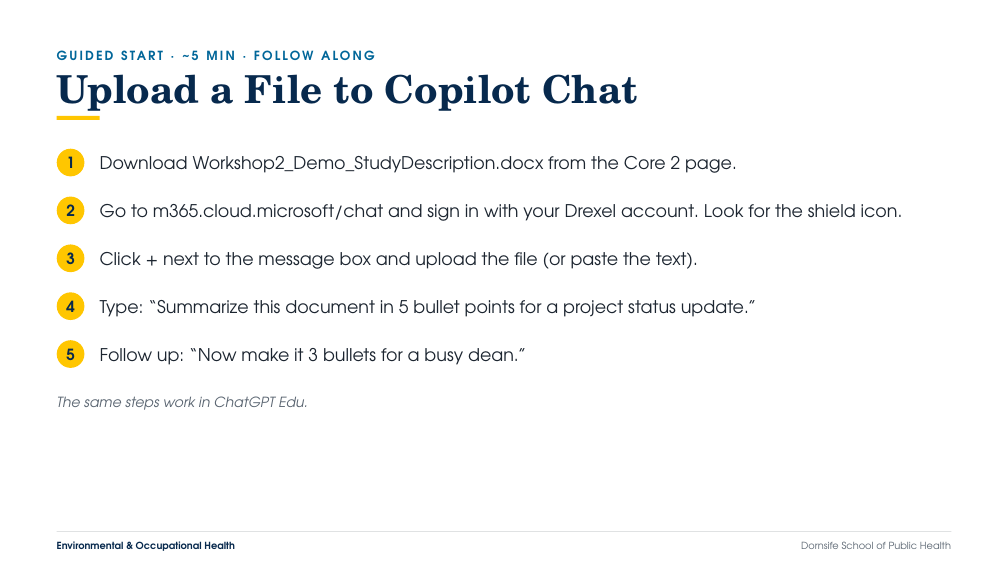
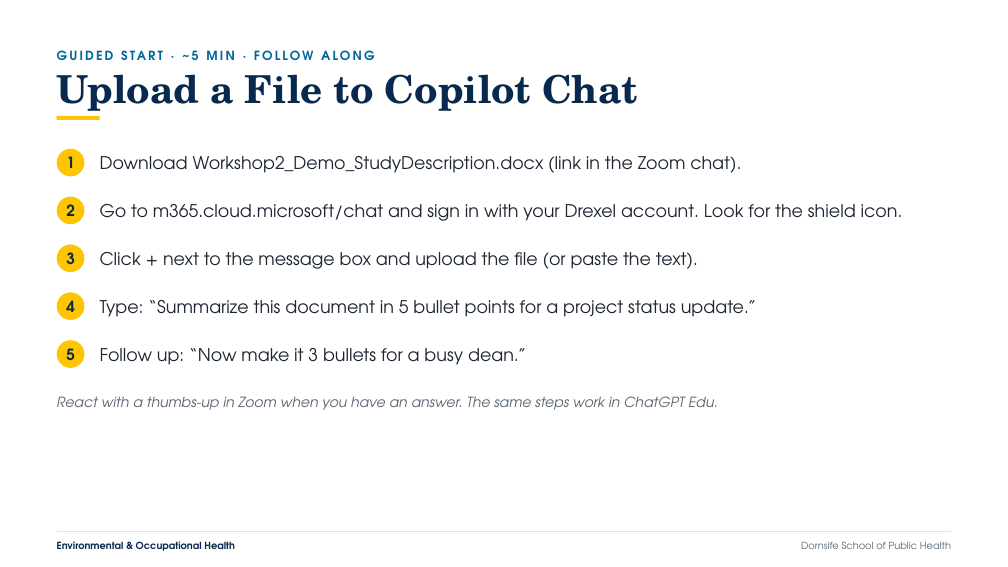
Before and after one commit to aquistbe/DSPH-Faculty-and-Staff-AI-Training, a slide deck: slide 14 of docs/slides/DSPH_Workshop2_Workflow_Enhancement.pptx (slide 13 before the commit). Drawn at 1008x567 pixels with LibreOffice and Linux fonts; fonts in the diff are those of the drawing. Boxes give left, top, right and bottom in pixels: in the first picture for what was removed or moved away, otherwise in the second. Text is boxed around its words. In the diff, an @@ line names an element or a change of style, - is before the commit and + after.

```diff
--- a/docs/slides/DSPH_Workshop2_Workflow_Enhancement.pptx
+++ b/docs/slides/DSPH_Workshop2_Workflow_Enhancement.pptx
@@ text at [100,156,741,173]: text changed @@
-Download Workshop2_Demo_StudyDescription.docx from the Core 2 page.
+Download Workshop2_Demo_StudyDescription.docx (link in the Zoom chat).
@@ text at [57,396,718,410]: text changed @@
-The same steps work in ChatGPT Edu.
+React with a thumbs-up in Zoom when you have an answer. The same steps work in ChatGPT Edu.
```
Also in this commit, not shown: 7 other slides changed, 2 slides added, 1 slide removed, 12 other files.
